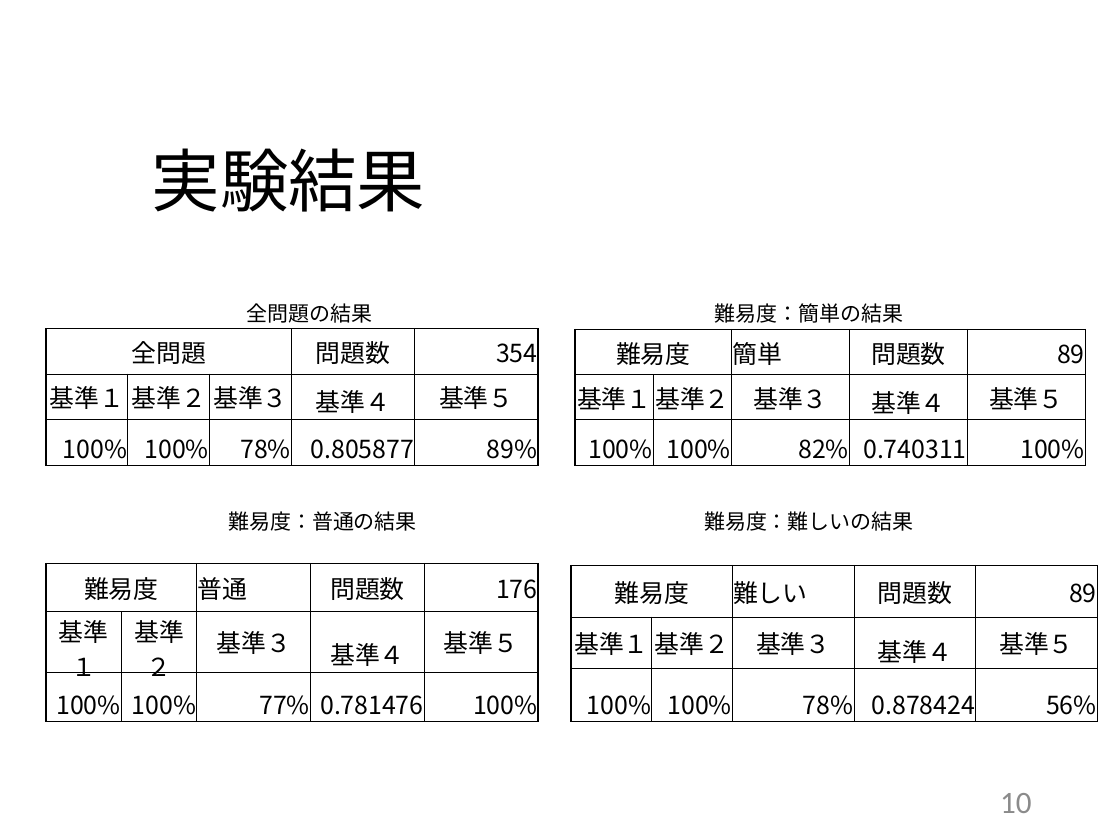
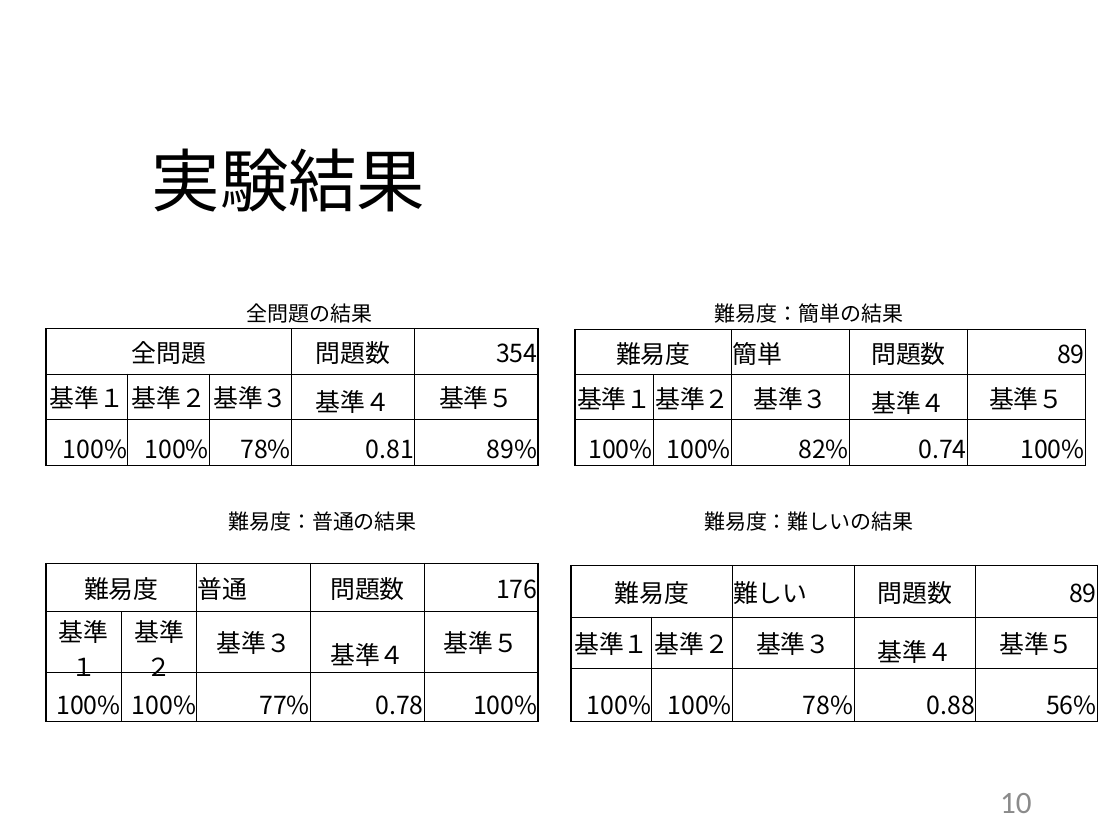
Before and after one commit to kait-takanolab/1821121-shimaoka-thesis, a slide deck: slide 10 of 1821121_shimaoka_thesis.pptx. Drawn at 1120x840 pixels with LibreOffice and Linux fonts; fonts in the diff are those of the drawing. Boxes give left, top, right and bottom in pixels: in the first picture for what was removed or moved away, otherwise in the second. Text is boxed around its words. In the diff, an @@ line names an element or a change of style, - is before the commit and + after.

Commit message:
発表資料の一部修正
実験結果の有効数字を小数点第２位までに変更
ノートに発表内容のメモを追記

```diff
--- a/1821121_shimaoka_thesis.pptx
+++ b/1821121_shimaoka_thesis.pptx
@@ table at box(46, 328, 538, 465) @@
-row 3, column 4: 0.805877
+row 3, column 4: 0.81
@@ table at box(575, 329, 1084, 465) @@
-row 3, column 4: 0.740311
+row 3, column 4: 0.74
@@ table at box(46, 563, 539, 721) @@
-row 3, column 4: 0.781476
+row 3, column 4: 0.78
@@ table at box(571, 566, 1099, 721) @@
-row 3, column 4: 0.878424
+row 3, column 4: 0.88
```
Also in this commit, not shown: 2 other slides changed.
